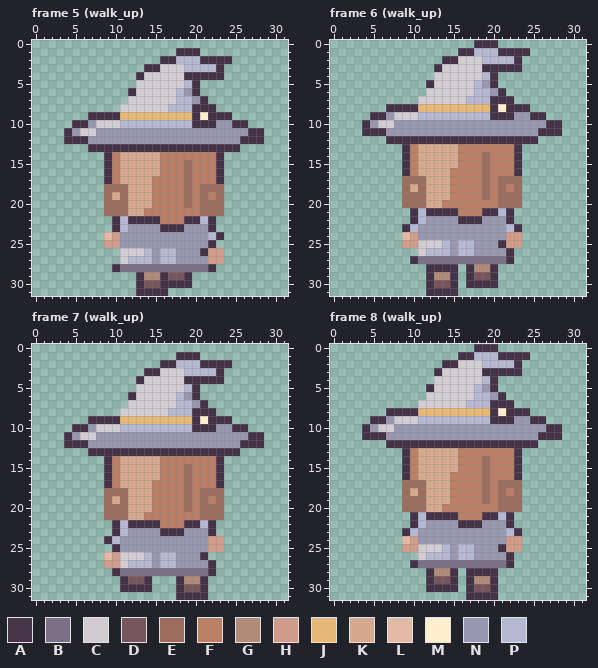
Two versions of one pixel-art file, Art/Characters/NPC32/residents/yuki.aseprite. Above is the file before it was changed.
32x32 pixels, 22 frames. Colours within 5 levels of each other are drawn and written as one. Shown: frame 5 (walk_up), frame 6 (walk_up), frame 7 (walk_up), frame 8 (walk_up). The commit also changed other frames, which this record leaves out.
Palette (. is transparent): A #453447  B #7a7187  C #d1ccd0  D #76555c  E #9c6d5e  F #b98065  G #b18a78  H #d09b88  J #e6b875  K #d4a98d  L #e2baa3  M #ffedce  N #9897af  P #b4b8d2
Now the later version:
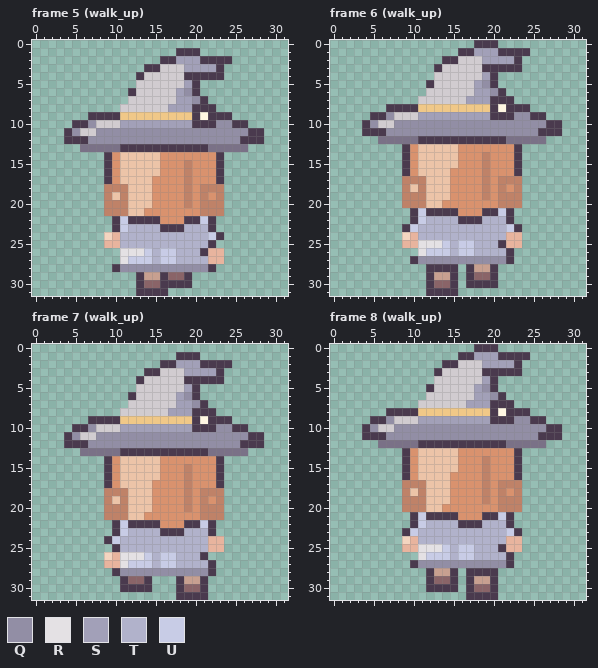
Colours new in this view: Q #928ea5  R #e4e1e4  S #a2a0b8  T #b1b2cb  U #c8cce6
Diff:
colour A: #453447 -> #4a3a4e
colour D: #76555c -> #8a6468
colour E: #9c6d5e -> #bf8268
colour F: #b98065 -> #d9926e
colour G: #b18a78 -> #c8a090
colour H: #d09b88 -> #e8b49e
colour J: #e6b875 -> #f0c888
colour K: #d4a98d -> #ecc4a8
colour L: #e2baa3 -> #f4d5c0
colour M: #ffedce -> #fff6e2
Frame 5 (walk_up), layers "Headwear", "Clothing":
y 2: x 18..20 PPP -> SSS
y 3: x 19..22 PPPP -> SSSS
y 5: x 19 P -> S
y 6: x 18..19 PN -> SQ
y 7: x 18..20 PPN -> SSQ
y 8: x 17..19 PPP -> SSS
y 10: x 7 N -> Q; x 11..19 PPPPPPPPP -> SSSSSSSSS; x 23..24 NN -> QQ
y 11: x 5 N -> Q; x 8..26 NNNNNNNNNNNNNNNNNNN -> QQQQQQQQQQQQQQQQQQQ
y 12: x 7..25 NNNNNNNNNNNNNNNNNNN -> QQQQQQQQQQQQQQQQQQQ
y 13: x 6..10 .AAAA -> BBBBB; x 22..26 AAAA. -> BBBBB
y 22: x 11 P -> U; x 21 P -> U
y 23: x 11..15 PNNNN -> UTTTT; x 19..21 NNN -> TTT
y 24: x 11..22 NNNNNNNNNNNP -> TTTTTTTTTTTU
y 25: x 11..21 NNNNNNNNNNN -> TTTTTTTTTTT
y 26: x 11..20 CCCPNPPNNN -> RRRUTUUTTT
y 27: x 11..21 CPPPNPPNNNN -> RUUUTUUTTTT
y 28: x 11..21 BBBBBBBBBBB -> QQQQQQQQQQQ
Frame 6 (walk_up), layers "Headwear", "Clothing":
y 1: x 18..20 PPP -> SSS
y 2: x 19..22 PPPP -> SSSS
y 4: x 19 P -> S
y 5: x 18..19 PN -> SQ
y 6: x 18..20 PPN -> SSQ
y 7: x 17..19 PPP -> SSS
y 9: x 7 N -> Q; x 11..19 PPPPPPPPP -> SSSSSSSSS; x 23..24 NN -> QQ
y 10: x 5 N -> Q; x 8..26 NNNNNNNNNNNNNNNNNNN -> QQQQQQQQQQQQQQQQQQQ
y 11: x 7..25 NNNNNNNNNNNNNNNNNNN -> QQQQQQQQQQQQQQQQQQQ
y 12: x 6..10 .AAAA -> BBBBB; x 22..26 AAAA. -> BBBBB
y 21: x 11 P -> U; x 21 P -> U
y 22: x 11..15 PNNNN -> UTTTT; x 19..21 NNN -> TTT
y 23: x 10..22 PNNNNNNNNNNNP -> UTTTTTTTTTTTU
y 24: x 11..21 NNNNNNNNNNN -> TTTTTTTTTTT
y 25: x 11..20 CCCPNPPNNN -> RRRUTUUTTT
y 26: x 11..21 CPPPNPPNNNN -> RUUUTUUTTTT
y 27: x 11..21 BBBBBBBBBBB -> QQQQQQQQQQQ
Frame 7 (walk_up), layers "Headwear", "Clothing":
y 2: x 18..20 PPP -> SSS
y 3: x 19..22 PPPP -> SSSS
y 5: x 19 P -> S
y 6: x 18..19 PN -> SQ
y 7: x 18..20 PPN -> SSQ
y 8: x 17..19 PPP -> SSS
y 10: x 7 N -> Q; x 11..19 PPPPPPPPP -> SSSSSSSSS; x 23..24 NN -> QQ
y 11: x 5 N -> Q; x 8..26 NNNNNNNNNNNNNNNNNNN -> QQQQQQQQQQQQQQQQQQQ
y 12: x 7..25 NNNNNNNNNNNNNNNNNNN -> QQQQQQQQQQQQQQQQQQQ
y 13: x 6..10 .AAAA -> BBBBB; x 22..26 AAAA. -> BBBBB
y 22: x 11 P -> U; x 21 P -> U
y 23: x 11..15 PNNNN -> UTTTT; x 19..21 NNN -> TTT
y 24: x 10..21 PNNNNNNNNNNN -> UTTTTTTTTTTT
y 25: x 11..21 NNNNNNNNNNN -> TTTTTTTTTTT
y 26: x 11..20 CCCPNPPNNN -> RRRUTUUTTT
y 27: x 11..21 CPPPNPPNNNN -> RUUUTUUTTTT
y 28: x 11..21 BBBBBBBBBBB -> QQQQQQQQQQQ
Frame 8 (walk_up), layers "Headwear", "Clothing": the same change as frame 6 (walk_up)
Where, in picture pixels (left, top, right, bottom), the same in both pictures:
changed: (64, 48, 264, 296)
changed: (362, 40, 562, 296)
changed: (64, 352, 264, 600)
changed: (362, 344, 562, 600)
